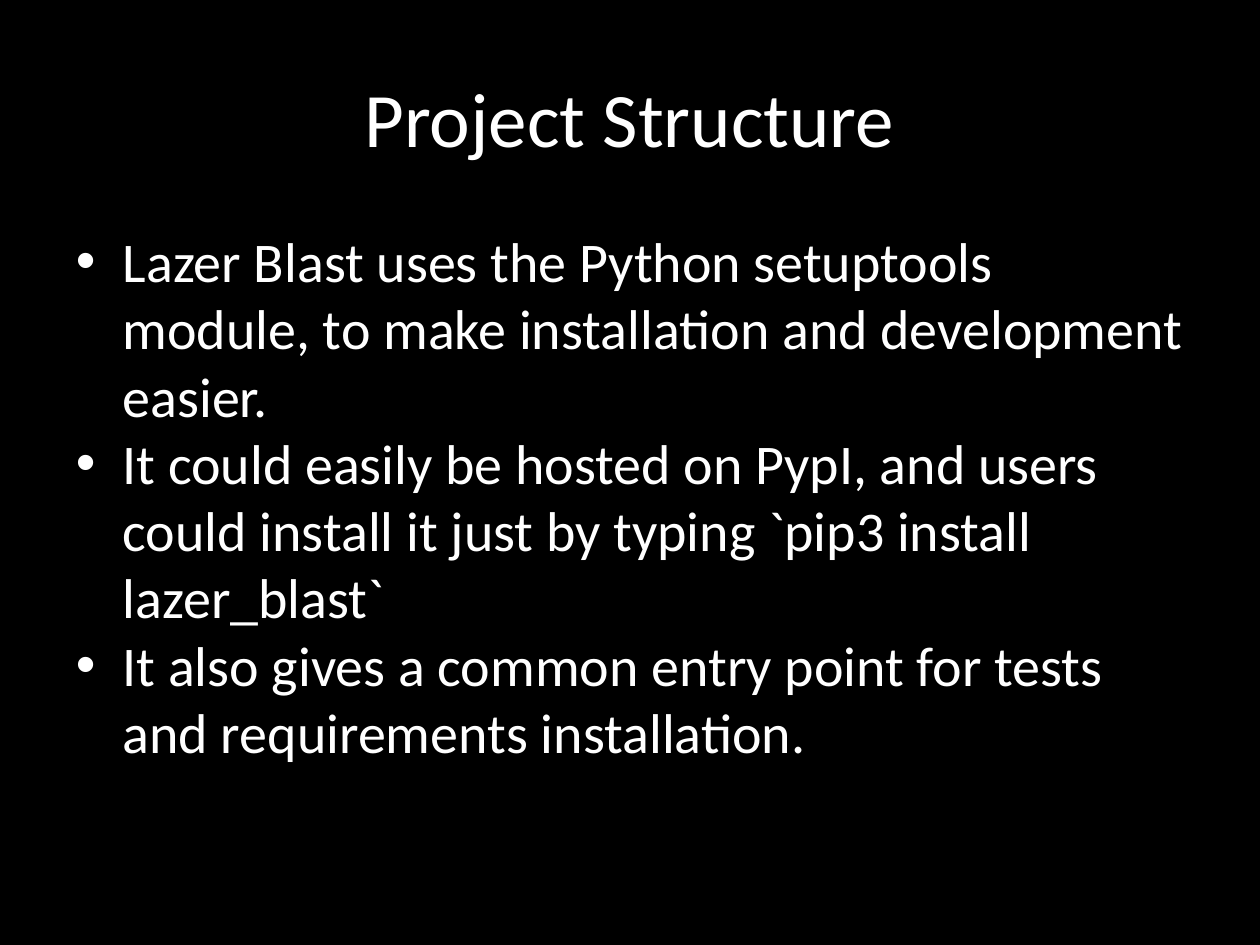
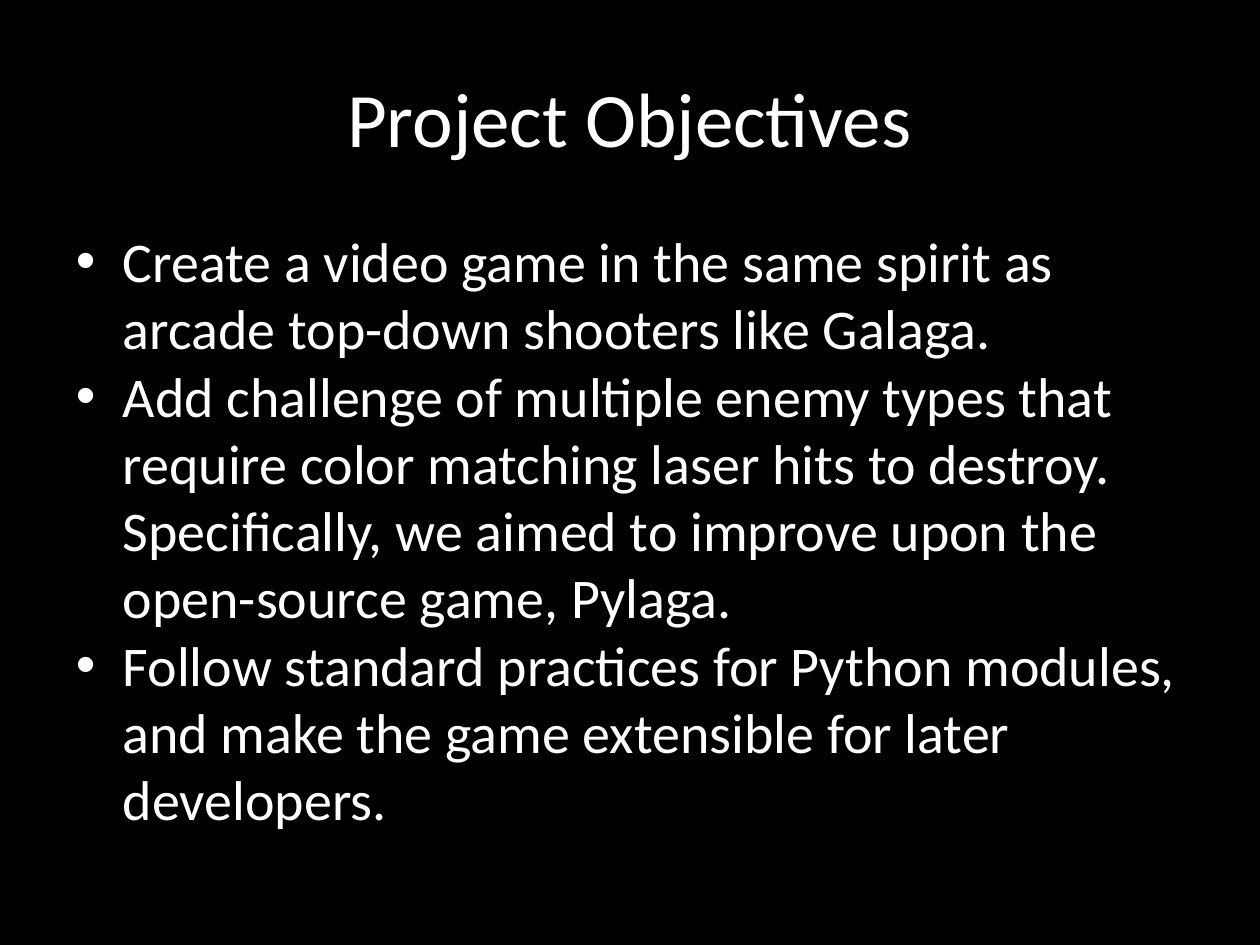
Before and after one commit to terrencepreilly/CPS410, a slide deck: slide 2 of final_presentation/Presentation.pptx. Drawn at 1260x945 pixels with LibreOffice and Linux fonts; fonts in the diff are those of the drawing; background and template pictures are left out. Boxes give left, top, right and bottom in pixels: in the first picture for what was removed or moved away, otherwise in the second. Text is boxed around its words. In the diff, an @@ line names an element or a change of style, - is before the commit and + after.

```diff
--- a/final_presentation/Presentation.pptx
+++ b/final_presentation/Presentation.pptx
@@ text at bbox=[347, 93, 911, 161]: text changed @@
-Project Structure
+Project Objectives
@@ text at bbox=[123, 243, 1175, 829]: text changed @@
-• Lazer Blast uses the Python setuptools module, to make installation and development easier.
-• It could easily be hosted on PypI, and users could install it just by typing `pip3 install lazer_blast`
-• It also gives a common entry point for tests and requirements installation.
+• Create a video game in the same spirit as arcade top-down shooters like Galaga.
+• Add challenge of multiple enemy types that require color matching laser hits to destroy. Specifically, we aimed to improve upon the open-source game, Pylaga.
+• Follow standard practices for Python modules, and make the game extensible for later developers.
```
Also in this commit, not shown: 2 other slides changed, 3 slides added, 13 slides removed, 3 other files.
